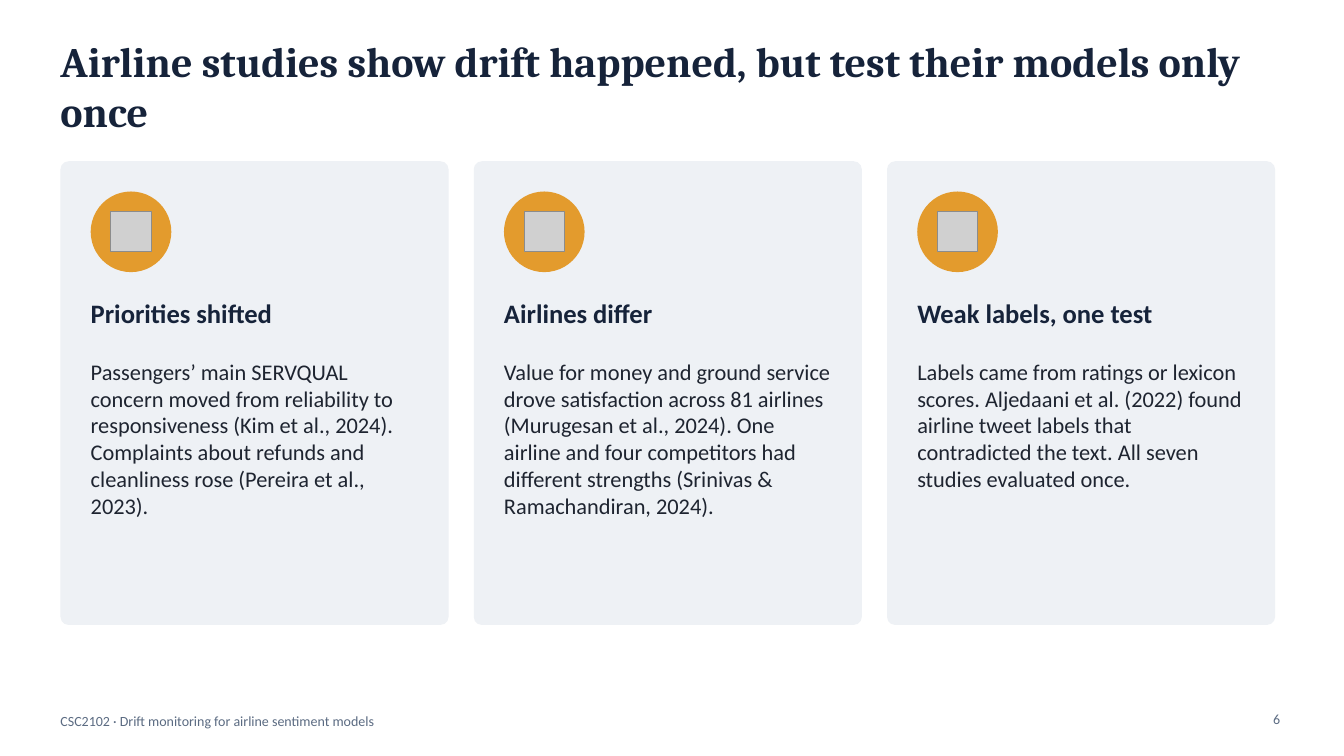
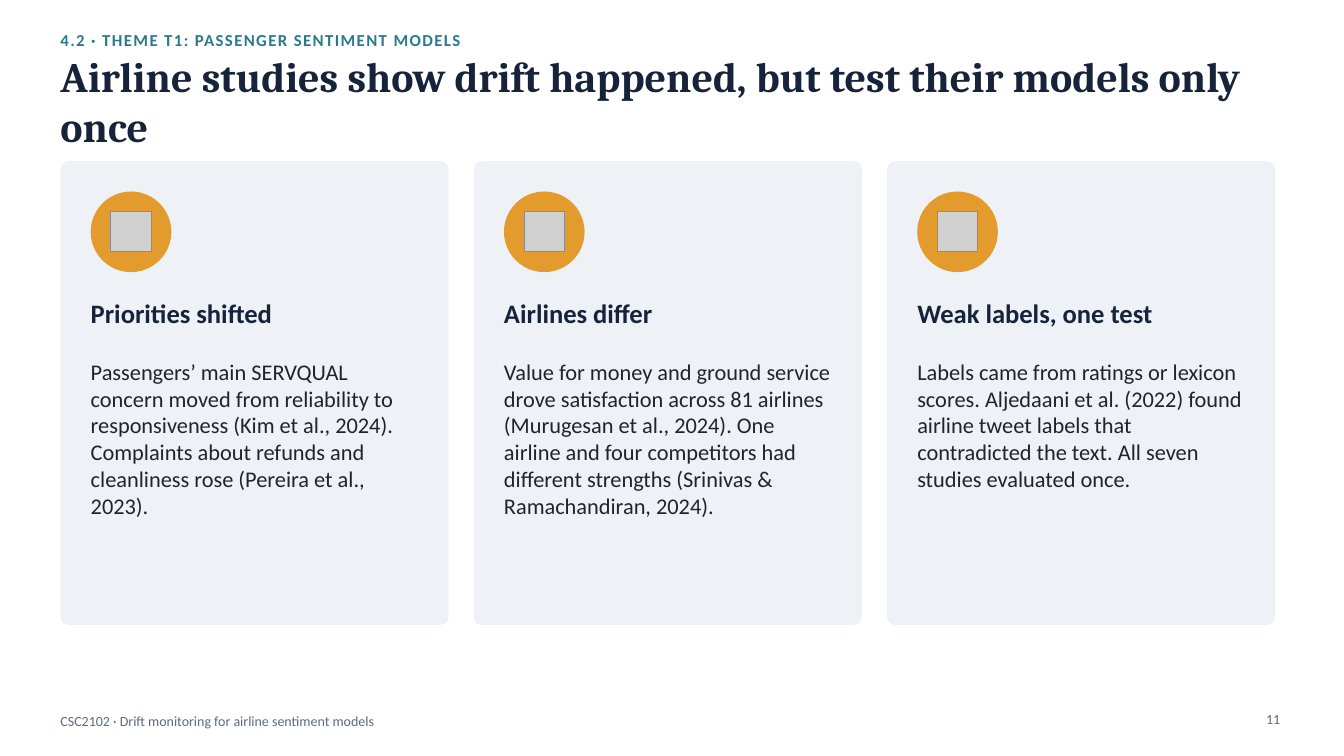
Before and after one commit to asimindxb2004-boop/csc2102-dcdm-slr, a slide deck: slide 11 of 2_Presentation/CSC2102_SLR_Presentation.pptx (slide 6 before the commit). Drawn at 1344x756 pixels with LibreOffice and Linux fonts; fonts in the diff are those of the drawing; grey boxes stand for pictures. Boxes give left, top, right and bottom in pixels: in the first picture for what was removed or moved away, otherwise in the second. Text is boxed around its words. In the diff, an @@ line names an element or a change of style, - is before the commit and + after.

```diff
--- a/2_Presentation/CSC2102_SLR_Presentation.pptx
+++ b/2_Presentation/CSC2102_SLR_Presentation.pptx
@@ text added at [60, 35, 461, 46], 12 pt, text #2B7A8C, bold @@
+4.2 · THEME T1: PASSENGER SENTIMENT MODELS
@@ title "Airline studies show drift happened, ...": place and size @@
-title "Airline studies show drift happened, ..." at [60, 47, 1240, 128]
+title "Airline studies show drift happened, ..." at [60, 62, 1240, 143]
@@ page number at [1266, 715, 1280, 724]: text changed @@
-6
+11
```
Also in this commit, not shown: 13 other slides changed, 6 slides added.
